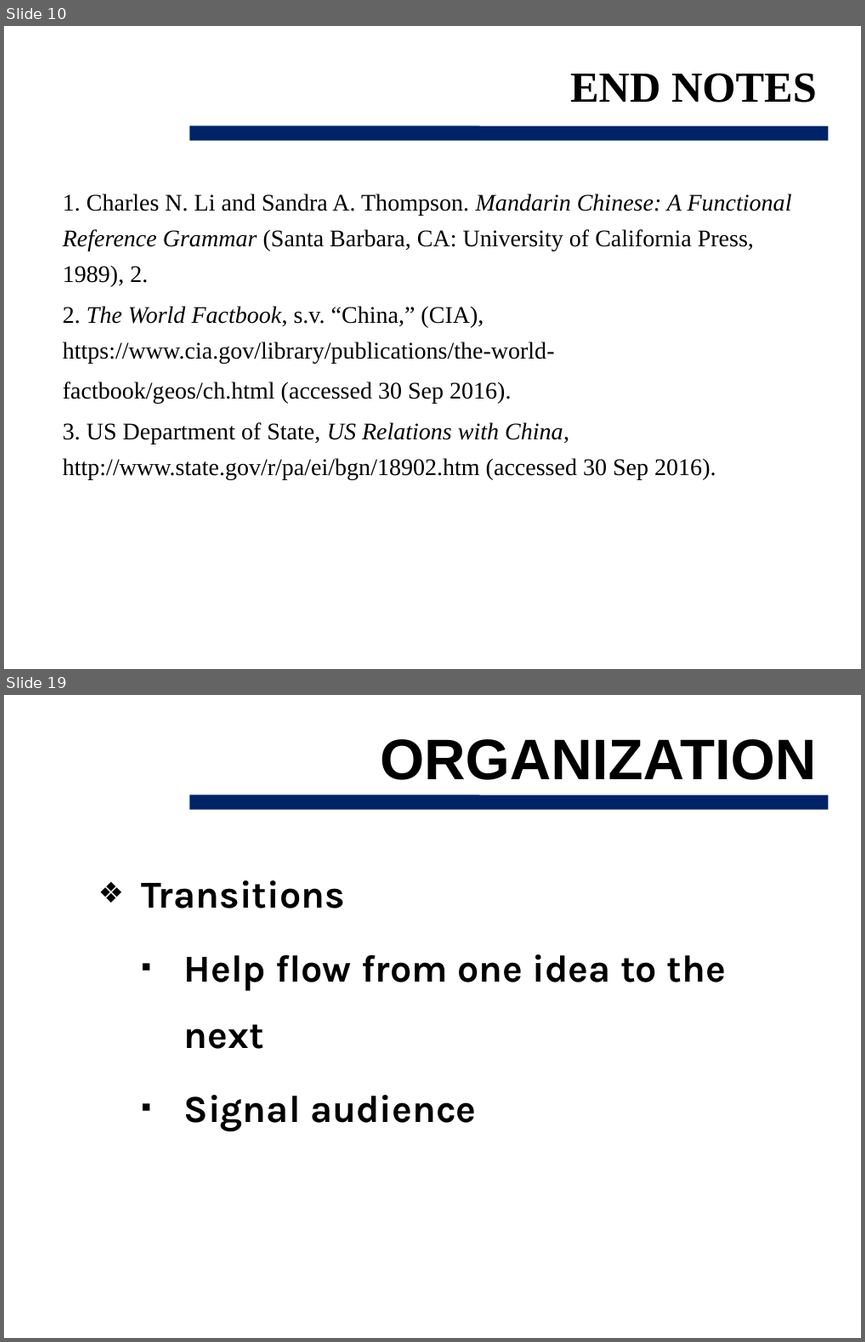
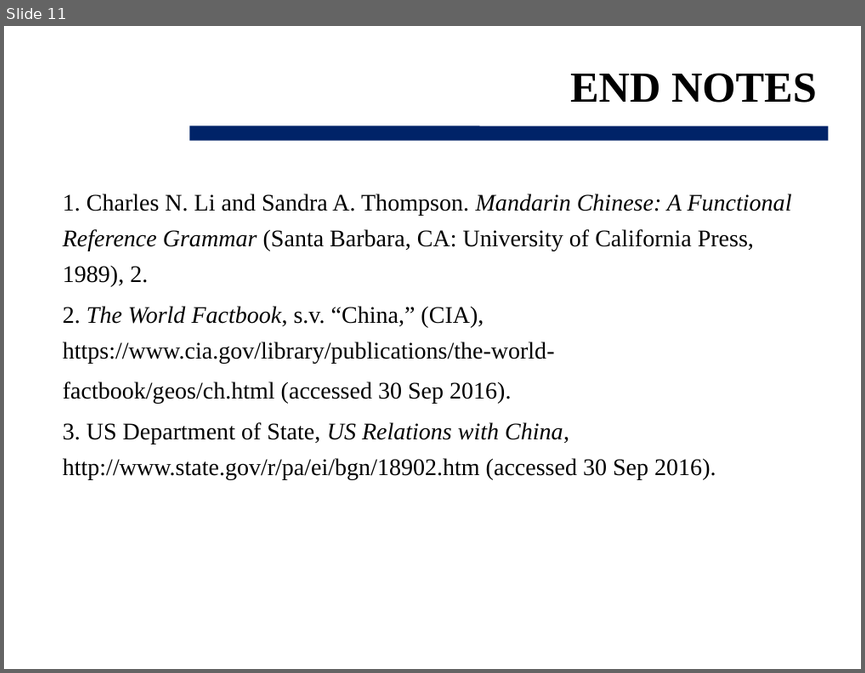
Before and after one commit to 360bobcui/OTSbackgroundpaper, a slide deck: Cui_Brief.pptx. Shown one above the other, each under a label of ours: slides 10 and 19 before the commit, slide 11 after it; the slides between them are not shown. The pictures are 865x1342 and 865x673 pixels, drawn with LibreOffice and Linux fonts; fonts in the diff are those of the drawing; background and template pictures are left out. Boxes give left, top, right and bottom in pixels: in the first picture for what was removed or moved away, otherwise in the second. Text is boxed around its words. In the diff, an @@ line names an element or a change of style, - is before the commit and + after.

```diff
--- a/Cui_Brief.pptx
+++ b/Cui_Brief.pptx
@@ slide 19 removed at [4,695,861,1338], background picture (left out); not listed: 1 template element that a slide beside it also shows @@
@@ title removed at [380,739,816,780] @@
-ORGANIZATION
@@ text removed at [142,880,725,1131] @@
-❖ Transitions
-  ▪ Help flow from one idea to the next
-  ▪ Signal audience
@@ what was slide 10 is now slide 11 @@
```
Also in this commit, not shown: 3 slides changed, 1 slide added, 27 other slides removed, 4 other files.
